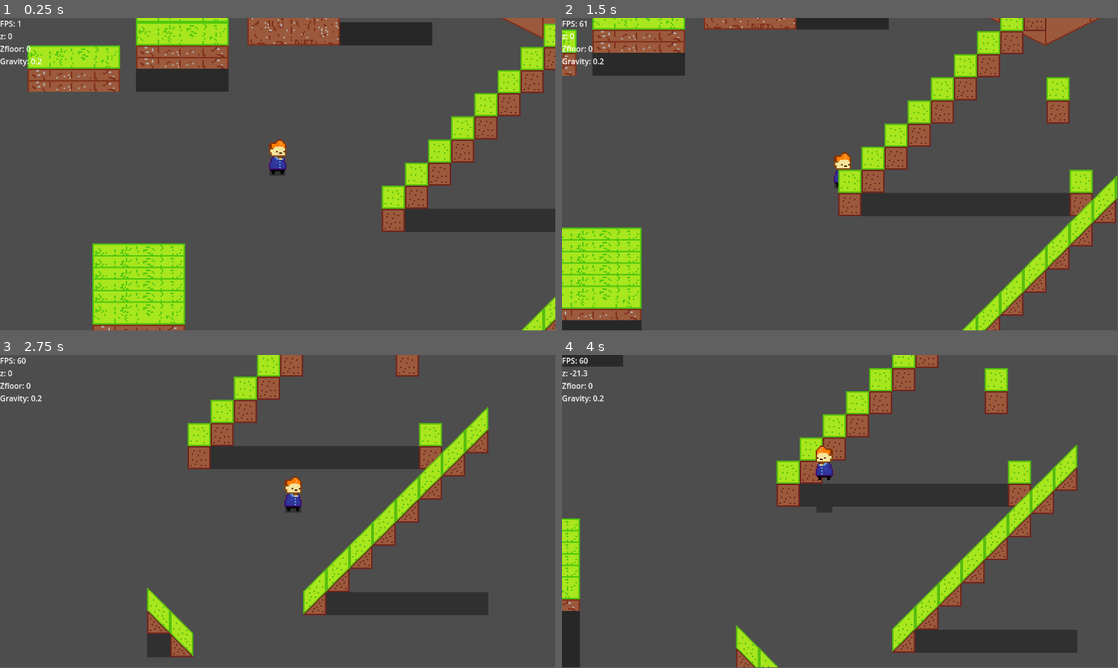
Above: before the commit, frames 1-4 (two rows, left to right).
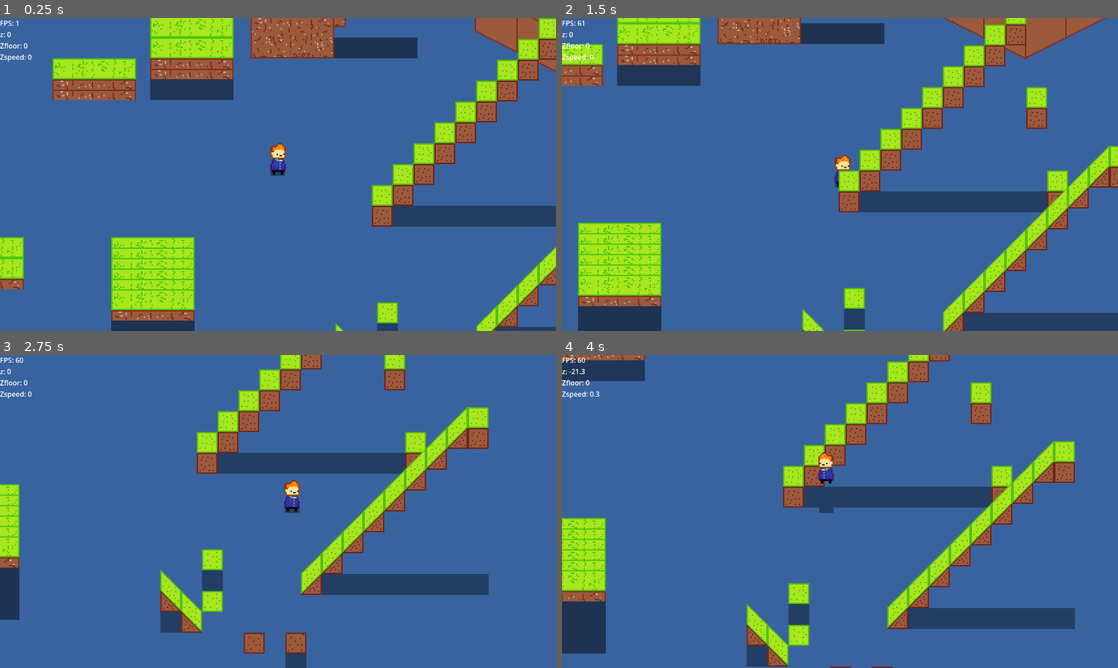
Above: after the commit, the same moments.

Repository: vitor-luis3301/Godot-Top-Down-Platformer
Game: Godot game, scene res://Scenes/main.tscn
The game is run twice, just before and just after one commit, with the same random seed, the same clock (stepped at 60 frames per second) and the same inputs.
Inputs:
- Up to frame 1 (0.25 s): no input
- Up to frame 2 (1.5 s): tap Enter (ui_accept) at 0.5, 0.77 s; hold Right (ui_right) 0.53-1.28 s; hold Down (ui_down) from 1.28 s (still down)
- Up to frame 3 (2.75 s): tap Enter (ui_accept) at 1.52 s; release Down (ui_down) at 2.03 s; hold Right (ui_right) from 2.03 s (still down)
- Up to frame 4 (4 s): release Right (ui_right) at 2.78 s; hold Up (ui_up) 2.78-3.53 s; tap Enter (ui_accept) at 3.02, 3.77 s; hold Left (ui_left) from 3.53 s (still down)
In our replay, the window is 799x449 before the commit and 800x450 after it. These sizes can differ from the game's own. Grey fills any space a smaller window leaves; there, only what the larger window draws over its background counts as a difference.

The runs differ from the first frame. In frame 1, 94% of the frame differs, in the area x 0-100%, y 0-100%; in frame 2, 95%; in frame 3, 99%; in frame 4, 98%.

Commit message:
Updated slopes functionality

Diff:
--- a/Objects/player/player.gd
+++ b/Objects/player/player.gd
@@ -22,7 +22,7 @@
 var zspeed = 0 #Our velocity in the z axis
 
 func instance_place(group):
-	var bodies : Array
+	var bodies : Array = []
 	for i in $Area2D.get_overlapping_bodies():
 		if i.is_in_group(group):
 			bodies.append(i)
@@ -97,6 +97,9 @@
 			add_collision_exception_with(block)
 
 		if block.is_in_group("Slopes"):
+			if z <= block.height+block.z or height+z >= block.z:
+				add_collision_exception_with(block)
+
 			if block.rotate == 1 and direction.x == 1: # slope is facing left and player is going right
 				add_collision_exception_with(block)
 
@@ -123,73 +126,86 @@
 			zfloor = block.height+block.z;
 			z_index = 1
 		#Send shadow to the ground
-		else:
-			zfloor = 0;
+	elif instance_place("Slopes"):
 	# For slopes is a bit different
-	elif instance_place("Slopes"):
-		var slope = instance_place("Slopes")
-		var goUp : bool # Says if we should or not go up the slope
-		var stoped : bool # Says if we are not moving
-
-		# When we're on a slope, we need to identify what direction the slope is facing and the direction of the player
-		if slope.z >= z:
-			if slope.rotate == 1: # if slope is facing left..
-				if direction.x == -1:  # ...and player is also going left
-					# We don't go up the slope
-					goUp = false
-				elif direction.x == 1: # player is going right
-					goUp = true
-					# If the player is going on the right direction it goes up
-					# Otherwise, It doesn't
-
-			if slope.rotate == 2: # slope is facing right
-				if direction.x == -1:  # player is going left
-					goUp = true
-				elif direction.x == 1: # player is going right
-					goUp = false
-
-			if slope.rotate == 3: # slope is facing up
-				if direction.y == -1:  # player is going up
-					goUp = false
-				elif direction.y == 1: # player is going down
-					goUp = true
-
-			if slope.rotate == 4: # slope is facing down
-				if direction.y == -1:  # player is going up
-					goUp = true
-				elif direction.y == 1: # player is going down
-					goUp = false
-
-			if direction == Vector2.ZERO:
-				stoped = true
-				# If the player is stoped, It shouldn't go anywhere
-
-			# Once that's checked, The player will have it's zfloor added or subtracted
-			# depending on the direction the player is going
-			if goUp == true:
-				# If the player is going on the right direction, it goes up
-				if zfloor > slope.height+slope.z:
-					# The only limit is the slopes height
-					if jump == false:
-						z -= 2
-					zfloor -= 2
-
-			if goUp == false and stoped == false:
-				# If he's going on the wrong direction... Well, you get it.
-				if zfloor < 0:
-					zfloor += 1.5
-					if jump == false:
-						z += 1.5
-				# ALSO: jump == false is there so that the player don't go up or down
-				# unecessarily when jumping. We want his z position to change only when he's standing on the slope
-
-			# If the player is jumping over the slope, it's zfloor is still changed
-			if goUp == false and jump == true:
-				zfloor = slope.height+slope.z
+		for i in $Area2D.get_overlapping_bodies():
+			if i.is_in_group("Slopes"):
+				var slope = i
+				var goUp : bool # Says if we should or not go up the slope
+				var stoped : bool # Says if we are not moving
+
+				# When we're on a slope, we need to identify what direction the slope is facing and the direction of the player
+				if slope.z >= z:
+					if slope.rotate == 1: # if slope is facing left..
+						z_index = 1
+						if direction.x == -1:  # ...and player is also going left
+							# We don't go up the slope
+							goUp = false
+						elif direction.x == 1: # player is going right
+							goUp = true
+							# If the player is going on the right direction it goes up
+							# Otherwise, It doesn't
+						elif direction.y != 0:
+							stoped = true
+
+					if slope.rotate == 2: # slope is facing right
+						z_index = 1
+						if direction.x == -1:  # player is going left
+							goUp = true
+						elif direction.x == 1: # player is going right
+							goUp = false
+						elif direction.y != 0:
+							stoped = true
+
+					if slope.rotate == 3: # slope is facing up
+						if direction.y == -1:  # player is going up
+							goUp = false
+						elif direction.y == 1: # player is going down
+							goUp = true
+						elif direction.x != 0:
+							stoped = true
+
+					if slope.rotate == 4: # slope is facing down
+						z_index = 1
+						if direction.y == -1:  # player is going up
+							goUp = true
+						elif direction.y == 1: # player is going down
+							goUp = false
+						elif direction.x != 0:
+							stoped = true
+
+					if direction == Vector2.ZERO:
+						stoped = true
+						# If the player is stoped, It shouldn't go anywhere
+
+					# Once that's checked, The player will have it's zfloor added or subtracted
+					# depending on the direction the player is going
+					if goUp == true:
+						# If the player is going on the right direction, it goes up
+						if zfloor > slope.height+slope.z:
+							print("It's goin up")
+							# The only limit is the slopes height
+							zfloor -= 2
+							if jump == false:
+								z -= 2
+
+					if goUp == false and stoped == false:
+						# If he's going on the wrong direction... Well, you get it.
+						print("It's going down, I'm yellig timberrrrrrrr")
+						if zfloor < 0:
+							zfloor += 1.3
+							if jump == false:
+								zspeed = 0
+								z += 1.3
+
+						# ALSO: jump == false is there so that the player don't go up or down
+						# unecessarily when jumping. We want his z position to change only when he's standing on the slope
+
+					# If the player is jumping over the slope, it's zfloor is still changed
+					if goUp == false and jump == true:
+						zfloor = slope.height+slope.z
 	else:
-		# If we are not on top of any block, we are on the floor
-		zfloor = 0
-
+		zfloor = 0;
 	# Change z and zfloor for half blocks
 	for i in $Area2D.get_overlapping_bodies():
 		if fmod(i.height / -16, 1) != 0 and (i.height - z) / 16 > -1:
@@ -216,7 +232,7 @@
 	#Change values accordingly
 	z += zspeed
 	$Sprite2D.position.y = z # to get the ilusion of the player jumping
-	$CanvasLayer/Label.text ="FPS: " + str(Engine.get_frames_per_second()) + "\nz: " + str(z) + "\nZfloor: " + str(zfloor) + "\nGravity: " + str(GRAVITY) # print vars to the screen
+	$CanvasLayer/Label.text ="FPS: " + str(Engine.get_frames_per_second()) + "\nz: " + str(z) + "\nZfloor: " + str(zfloor) + "\nZspeed: " + str(zspeed) # print vars to the screen
 	$Polygon2D.position.y = zfloor # change the position of the shadow
 
 	# Flip the player's sprite according to it's direction
--- a/Objects/player/player.tscn
+++ b/Objects/player/player.tscn
@@ -7,7 +7,7 @@
 size = Vector2(8, 3)
 
 [sub_resource type="RectangleShape2D" id="RectangleShape2D_cvfjs"]
-size = Vector2(1.5, 2.5)
+size = Vector2(7.5, 2.5)
 
 [node name="CharacterBody2D" type="CharacterBody2D"]
 motion_mode = 1
@@ -39,11 +39,7 @@
 [node name="Area2D" type="Area2D" parent="."]
 
 [node name="CollisionShape2D2" type="CollisionShape2D" parent="Area2D"]
-position = Vector2(-1, -1.5)
-shape = SubResource("RectangleShape2D_cvfjs")
-
-[node name="CollisionShape2D" type="CollisionShape2D" parent="Area2D"]
-position = Vector2(1, -1.5)
+position = Vector2(0, -1.5)
 shape = SubResource("RectangleShape2D_cvfjs")
 
 [node name="Camera2D" type="Camera2D" parent="."]
--- a/Objects/slope/slope.tscn
+++ b/Objects/slope/slope.tscn
@@ -9,12 +9,12 @@
 script = ExtResource("1_66gc2")
 
 [node name="Polygon2D" type="Polygon2D" parent="."]
-position = Vector2(0, 8)
 color = Color(0, 0, 0, 0.376471)
 polygon = PackedVector2Array(-8, 0, -8, -16, 8, -16, 8, 0)
 
 [node name="Sprite2D" type="Sprite2D" parent="."]
-offset = Vector2(0, -8)
+offset = Vector2(0, -16)
 
 [node name="CollisionShape2D" type="CollisionShape2D" parent="."]
+position = Vector2(0, -8)
 shape = SubResource("RectangleShape2D_h18v1")
--- a/Scenes/main.gd
+++ b/Scenes/main.gd
@@ -1,5 +1,5 @@
 extends Node2D
 
-func _process(delta):
+func _process(_delta):
 	if Input.is_action_just_pressed("ui_cancel"):
 		get_tree().quit()
--- a/Scenes/main.tscn
+++ b/Scenes/main.tscn
@@ -19,9 +19,6 @@
 y_sort_enabled = true
 script = ExtResource("1_2dq2h")
 
-[node name="CharacterBody2D" parent="." instance=ExtResource("5_w2g7d")]
-position = Vector2(237, 144)
-
 [node name="Block_40" type="StaticBody2D" parent="." groups=["Blocks"]]
 position = Vector2(257, 27)
 script = ExtResource("4_ro3km")
@@ -264,3 +261,38 @@
 position = Vector2(312, 55)
 z = -32
 height = -8.0
+
+[node name="StaticBody2D15" parent="." instance=ExtResource("5_lkt3j")]
+position = Vector2(525, 277)
+z = -112
+height = -16.0
+
+[node name="StaticBody2D16" parent="." instance=ExtResource("7_mpgt2")]
+position = Vector2(353, 322)
+height = -16
+rotate = 3
+
+[node name="StaticBody2D22" parent="." instance=ExtResource("7_mpgt2")]
+position = Vector2(385, 322)
+height = -16
+rotate = 3
+
+[node name="StaticBody2D26" parent="." instance=ExtResource("7_mpgt2")]
+position = Vector2(385, 338)
+z = -16
+height = -16
+rotate = 3
+
+[node name="StaticBody2D23" parent="." instance=ExtResource("7_mpgt2")]
+position = Vector2(321, 290)
+height = -16
+rotate = 4
+
+[node name="StaticBody2D25" parent="." instance=ExtResource("7_mpgt2")]
+position = Vector2(321, 274)
+z = -16
+height = -16
+rotate = 4
+
+[node name="CharacterBody2D" parent="." instance=ExtResource("5_w2g7d")]
+position = Vector2(237, 144)
--- a/project.godot
+++ b/project.godot
@@ -14,6 +14,14 @@
 run/main_scene="res://Scenes/main.tscn"
 config/features=PackedStringArray("4.2", "GL Compatibility")
 config/icon="res://icon.svg"
+
+[display]
+
+window/size/viewport_width=1280
+window/size/viewport_height=720
+window/stretch/mode="viewport"
+window/stretch/aspect="expand"
+window/stretch/scale_mode="integer"
 
 [input]
 
@@ -53,5 +61,4 @@
 [rendering]
 
 textures/canvas_textures/default_texture_filter=0
-renderer/rendering_method="gl_compatibility"
-renderer/rendering_method.mobile="gl_compatibility"
+environment/defaults/default_clear_color=Color(0.222193, 0.387223, 0.620058, 1)
Not shown, added: export_presets.cfg
